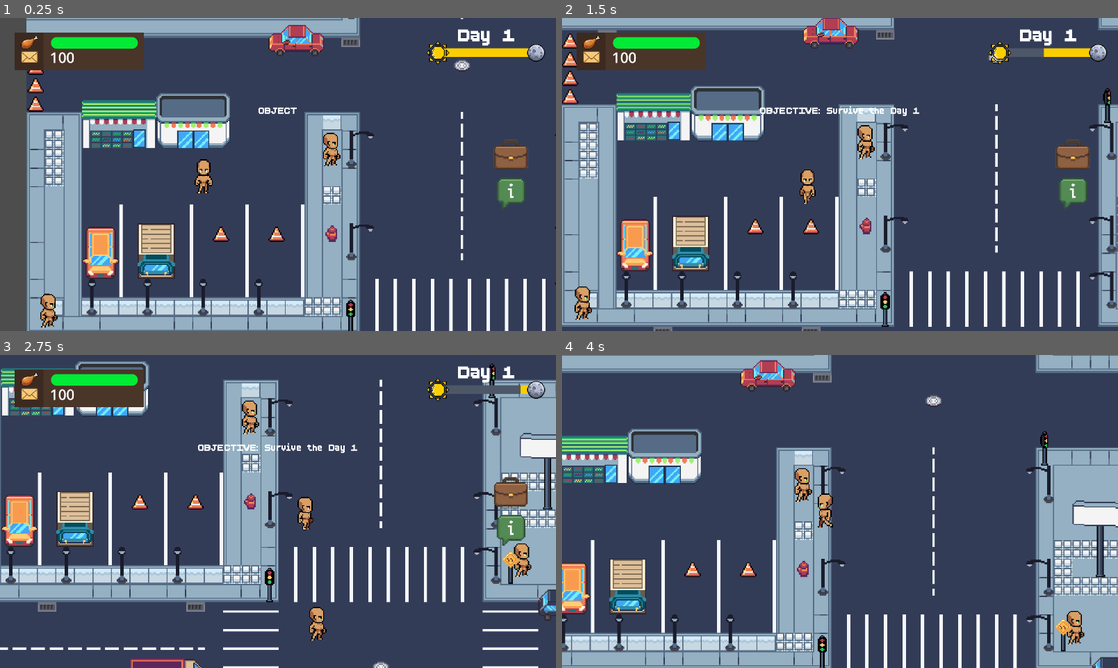
Above: before the commit, frames 1-4 (two rows, left to right).
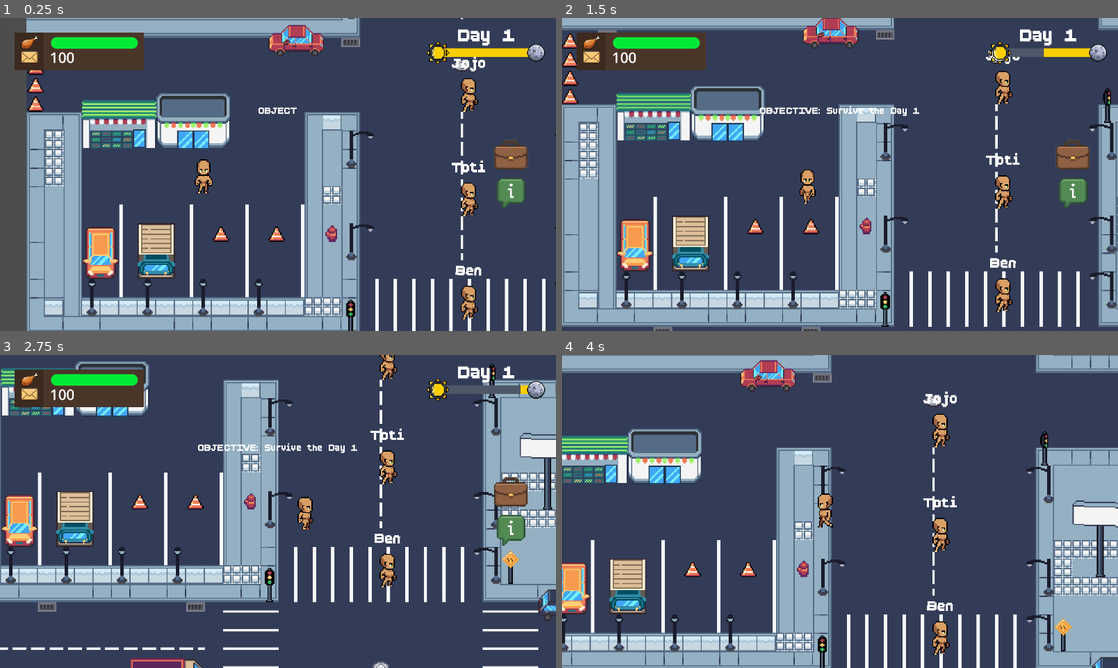
Above: after the commit, the same moments.

Repository: hoaxnt/envelhope-beta
Game: Godot game, scene res://Scenes/chapters/chapter_2.tscn
The game is run twice, just before and just after one commit, with the same random seed, the same clock (stepped at 60 frames per second) and the same inputs. This scene is started directly instead of the project's main scene.
Inputs (mouse positions are in pixels of both pictures, inside the frame that each line leads up to):
- Up to frame 1 (0.25 s): no input
- Up to frame 2 (1.5 s): move the mouse to (962, 158) at 0.52 s; hold Right (ui_right) 0.53-1.28 s; hold E (interact) 0.53-1.28 s; click (962, 158) at 0.67 s; move the mouse to (728, 190) at 1.27 s; hold Down (ui_down) from 1.28 s (still down); tap Q (show_objective) at 1.35 s
- Up to frame 3 (2.75 s): move the mouse to (333, 442) at 2.02 s; release Down (ui_down) at 2.03 s; hold Right (ui_right) from 2.03 s (still down); hold Shift from 2.03 s (still down)
- Up to frame 4 (4 s): move the mouse to (1084, 558) at 2.77 s; release Right (ui_right) at 2.78 s; release Shift at 2.78 s; hold Up (ui_up) 2.78-3.53 s; tap E (interact) at 2.85 s; click (1084, 558) at 2.92 s; move the mouse to (1006, 558) at 3.52 s; hold Left (ui_left) from 3.53 s (still down); hold Q (show_objective) from 3.53 s (still down)

The runs differ from the first frame. In frame 1, 1.6% of the frame differs, in the area x 7-88%, y 12-99%; in frame 2, 1.5%; in frame 3, 1.6%, in the area x 43-96%, y 0-92%; in frame 4, 1.6%.

Commit message:
minor fixes

Diff:
--- a/Scenes/chapters/chapter_2.tscn
+++ b/Scenes/chapters/chapter_2.tscn
@@ -48,17 +48,17 @@
 position_smoothing_enabled = true
 
 [node name="StreetPerformer" parent="." instance=ExtResource("5_g2xa2")]
-position = Vector2(498, 602)
+position = Vector2(382, 343)
 
 [node name="Guard" parent="." instance=ExtResource("6_2w64o")]
-position = Vector2(263, 479)
+position = Vector2(382, 432)
 
 [node name="BlindVendor" parent="." instance=ExtResource("7_165o0")]
-position = Vector2(321, 657)
+position = Vector2(382, 522)
 
 [node name="FruitVendor" parent="." instance=ExtResource("3_sa0bh")]
 z_index = 1
-position = Vector2(19, 618)
+position = Vector2(381.99997, 611)
 rotation = 0.0217357
 
 [node name="FoodMachine" parent="." instance=ExtResource("8_ei26i")]
--- a/Scenes/characters/npc_plaza/blind_vendor.tscn
+++ b/Scenes/characters/npc_plaza/blind_vendor.tscn
@@ -1,10 +1,12 @@
-[gd_scene load_steps=16 format=3 uid="uid://dmwar6r6bslj7"]
+[gd_scene load_steps=17 format=3 uid="uid://dmwar6r6bslj7"]
 
 [ext_resource type="Script" uid="uid://dxyonnq4gj6kh" path="res://scripts/characters/npc_plaza/blind_vendor/blind_vendor.gd" id="1_v5s4s"]
 [ext_resource type="Texture2D" uid="uid://bdo1buj1m7grf" path="res://assets/characters/player/idle/idle_side.png" id="2_c1a22"]
 [ext_resource type="Texture2D" uid="uid://bqdk1wyu2bukv" path="res://assets/characters/player/walk/walk_down.png" id="3_4wveq"]
+[ext_resource type="FontFile" uid="uid://brajnm0fevmq0" path="res://assets/fonts/BoldPixels.ttf" id="4_c1a22"]
 
-[sub_resource type="RectangleShape2D" id="RectangleShape2D_7qyh0"]
+[sub_resource type="CircleShape2D" id="CircleShape2D_c1a22"]
+radius = 40.04997
 
 [sub_resource type="AtlasTexture" id="AtlasTexture_xrx7d"]
 atlas = ExtResource("2_c1a22")
@@ -94,9 +96,25 @@
 script = ExtResource("1_v5s4s")
 
 [node name="CollisionShape2D" type="CollisionShape2D" parent="."]
-shape = SubResource("RectangleShape2D_7qyh0")
+shape = SubResource("CircleShape2D_c1a22")
 
 [node name="AnimatedSprite2D" type="AnimatedSprite2D" parent="."]
 sprite_frames = SubResource("SpriteFrames_7qyh0")
 animation = &"new_animation"
 autoplay = "idle_side"
+
+[node name="Label" type="Label" parent="."]
+anchors_preset = 8
+anchor_left = 0.5
+anchor_top = 0.5
+anchor_right = 0.5
+anchor_bottom = 0.5
+offset_left = -20.0
+offset_top = -34.0
+offset_right = 20.0
+offset_bottom = -11.0
+grow_horizontal = 2
+grow_vertical = 2
+theme_override_fonts/font = ExtResource("4_c1a22")
+text = "Toti"
+horizontal_alignment = 1
--- a/Scenes/characters/npc_plaza/fruit_vendor.tscn
+++ b/Scenes/characters/npc_plaza/fruit_vendor.tscn
@@ -1,9 +1,11 @@
-[gd_scene load_steps=9 format=3 uid="uid://roh6nuojjp2y"]
+[gd_scene load_steps=10 format=3 uid="uid://roh6nuojjp2y"]
 
 [ext_resource type="Script" uid="uid://cg0mfw1cvriky" path="res://scripts/characters/npc_plaza/fruit_vendor/fruit_vendor.gd" id="1_xk2rj"]
 [ext_resource type="Texture2D" uid="uid://bdo1buj1m7grf" path="res://assets/characters/player/idle/idle_side.png" id="2_xk2rj"]
+[ext_resource type="FontFile" uid="uid://brajnm0fevmq0" path="res://assets/fonts/BoldPixels.ttf" id="3_jhqlp"]
 
-[sub_resource type="RectangleShape2D" id="RectangleShape2D_7qyh0"]
+[sub_resource type="CircleShape2D" id="CircleShape2D_jhqlp"]
+radius = 40.04997
 
 [sub_resource type="AtlasTexture" id="AtlasTexture_xrx7d"]
 atlas = ExtResource("2_xk2rj")
@@ -51,9 +53,25 @@
 script = ExtResource("1_xk2rj")
 
 [node name="CollisionShape2D" type="CollisionShape2D" parent="."]
-shape = SubResource("RectangleShape2D_7qyh0")
+shape = SubResource("CircleShape2D_jhqlp")
 
 [node name="AnimatedSprite2D" type="AnimatedSprite2D" parent="."]
 sprite_frames = SubResource("SpriteFrames_7qyh0")
 animation = &"idle_side"
 autoplay = "idle_side"
+
+[node name="Label" type="Label" parent="."]
+anchors_preset = 8
+anchor_left = 0.5
+anchor_top = 0.5
+anchor_right = 0.5
+anchor_bottom = 0.5
+offset_left = -20.0
+offset_top = -34.0
+offset_right = 20.0
+offset_bottom = -11.0
+grow_horizontal = 2
+grow_vertical = 2
+theme_override_fonts/font = ExtResource("3_jhqlp")
+text = "Ben"
+horizontal_alignment = 1
--- a/Scenes/characters/npc_plaza/guard.tscn
+++ b/Scenes/characters/npc_plaza/guard.tscn
@@ -1,10 +1,12 @@
-[gd_scene load_steps=16 format=3 uid="uid://7ig7qjivgr7b"]
+[gd_scene load_steps=17 format=3 uid="uid://7ig7qjivgr7b"]
 
 [ext_resource type="Script" uid="uid://b2fnomigjff3h" path="res://scripts/characters/npc_plaza/street_performer/street_performer.gd" id="1_2j1co"]
 [ext_resource type="Texture2D" uid="uid://bdo1buj1m7grf" path="res://assets/characters/player/idle/idle_side.png" id="2_pnbqb"]
 [ext_resource type="Texture2D" uid="uid://bqdk1wyu2bukv" path="res://assets/characters/player/walk/walk_down.png" id="3_qsoa4"]
+[ext_resource type="FontFile" uid="uid://brajnm0fevmq0" path="res://assets/fonts/BoldPixels.ttf" id="4_pnbqb"]
 
-[sub_resource type="RectangleShape2D" id="RectangleShape2D_7qyh0"]
+[sub_resource type="CircleShape2D" id="CircleShape2D_pnbqb"]
+radius = 40.04997
 
 [sub_resource type="AtlasTexture" id="AtlasTexture_xrx7d"]
 atlas = ExtResource("2_pnbqb")
@@ -94,9 +96,25 @@
 script = ExtResource("1_2j1co")
 
 [node name="CollisionShape2D" type="CollisionShape2D" parent="."]
-shape = SubResource("RectangleShape2D_7qyh0")
+shape = SubResource("CircleShape2D_pnbqb")
 
 [node name="AnimatedSprite2D" type="AnimatedSprite2D" parent="."]
 sprite_frames = SubResource("SpriteFrames_7qyh0")
 animation = &"new_animation"
 autoplay = "idle_side"
+
+[node name="Label" type="Label" parent="."]
+anchors_preset = 8
+anchor_left = 0.5
+anchor_top = 0.5
+anchor_right = 0.5
+anchor_bottom = 0.5
+offset_left = -20.0
+offset_top = -34.0
+offset_right = 20.0
+offset_bottom = -11.0
+grow_horizontal = 2
+grow_vertical = 2
+theme_override_fonts/font = ExtResource("4_pnbqb")
+text = "Jojo"
+horizontal_alignment = 1
--- a/Scenes/characters/npc_plaza/street_performer.tscn
+++ b/Scenes/characters/npc_plaza/street_performer.tscn
@@ -1,10 +1,12 @@
-[gd_scene load_steps=16 format=3 uid="uid://cp647drb6trig"]
+[gd_scene load_steps=17 format=3 uid="uid://cp647drb6trig"]
 
 [ext_resource type="Script" uid="uid://b2fnomigjff3h" path="res://scripts/characters/npc_plaza/street_performer/street_performer.gd" id="1_1lybs"]
 [ext_resource type="Texture2D" uid="uid://bdo1buj1m7grf" path="res://assets/characters/player/idle/idle_side.png" id="2_hkb1r"]
 [ext_resource type="Texture2D" uid="uid://bqdk1wyu2bukv" path="res://assets/characters/player/walk/walk_down.png" id="3_hkb1r"]
+[ext_resource type="FontFile" uid="uid://brajnm0fevmq0" path="res://assets/fonts/BoldPixels.ttf" id="4_ge03v"]
 
-[sub_resource type="RectangleShape2D" id="RectangleShape2D_7qyh0"]
+[sub_resource type="CircleShape2D" id="CircleShape2D_hkb1r"]
+radius = 40.04997
 
 [sub_resource type="AtlasTexture" id="AtlasTexture_xrx7d"]
 atlas = ExtResource("2_hkb1r")
@@ -94,12 +96,28 @@
 script = ExtResource("1_1lybs")
 
 [node name="CollisionShape2D" type="CollisionShape2D" parent="."]
-shape = SubResource("RectangleShape2D_7qyh0")
+shape = SubResource("CircleShape2D_hkb1r")
 
 [node name="AnimatedSprite2D" type="AnimatedSprite2D" parent="."]
 sprite_frames = SubResource("SpriteFrames_7qyh0")
 animation = &"idle_side"
 autoplay = "idle_side"
 
+[node name="Label" type="Label" parent="."]
+anchors_preset = 8
+anchor_left = 0.5
+anchor_top = 0.5
+anchor_right = 0.5
+anchor_bottom = 0.5
+offset_left = -20.0
+offset_top = -34.0
+offset_right = 20.0
+offset_bottom = -11.0
+grow_horizontal = 2
+grow_vertical = 2
+theme_override_fonts/font = ExtResource("4_ge03v")
+text = "Gato"
+horizontal_alignment = 1
+
 [connection signal="body_entered" from="." to="." method="_on_body_entered"]
 [connection signal="input_event" from="." to="." method="_on_input_event"]
--- a/Scripts/city_elements/food_machine.gd
+++ b/Scripts/city_elements/food_machine.gd
@@ -4,3 +4,4 @@
 # Called when the node enters the scene tree for the first time.
 func _ready() -> void:
 	pass # Replace with function body.
+# TASK:MAKE ANOTHER MINIGAME FOR CITY
